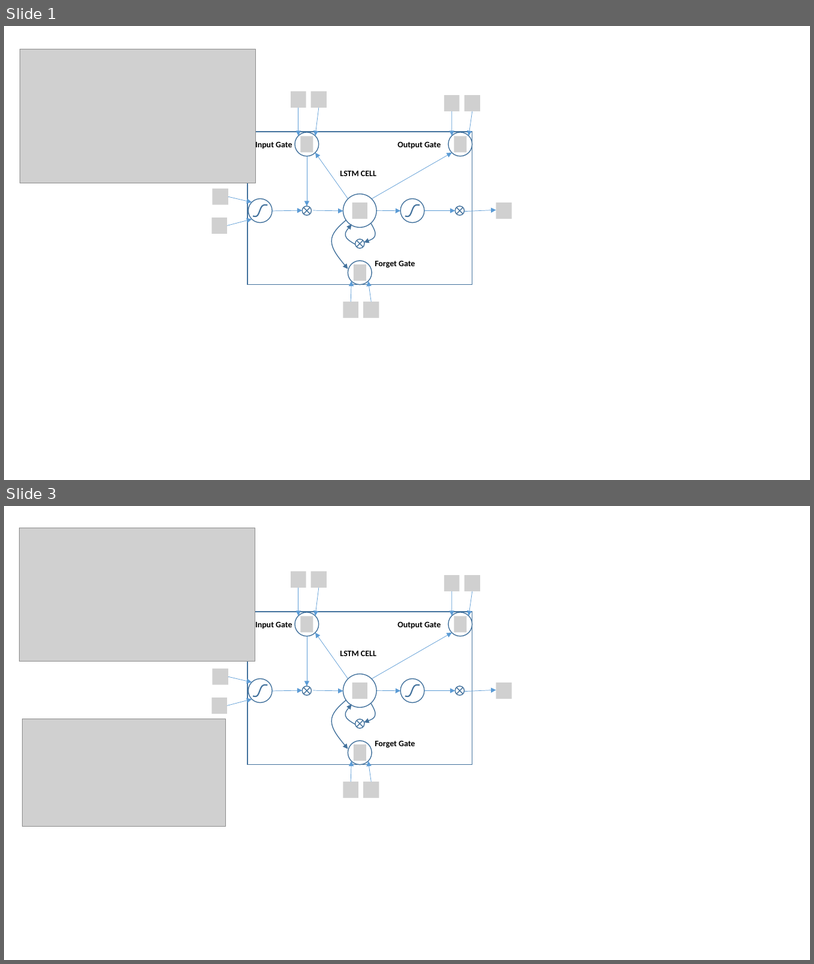
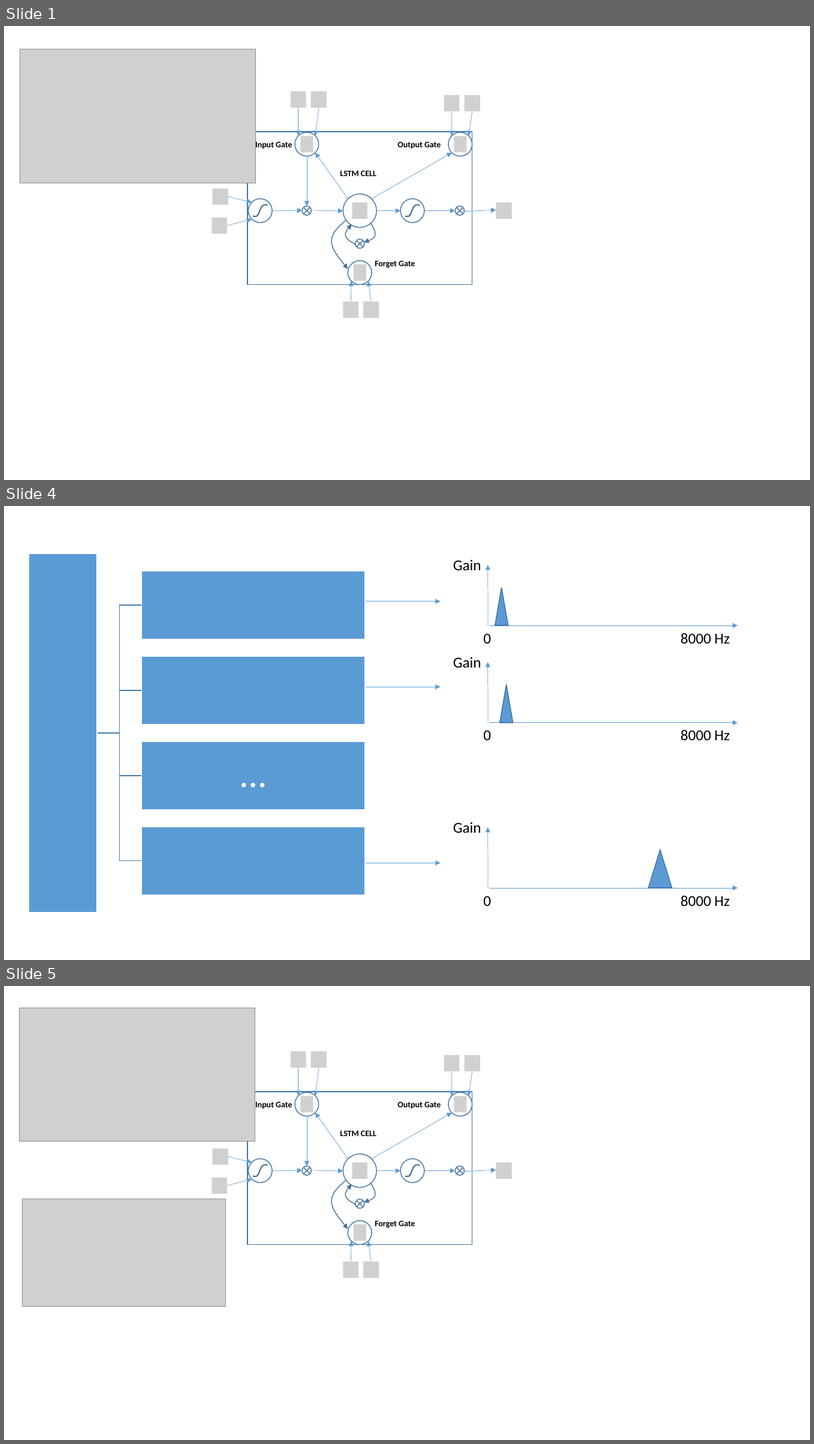
Before and after one commit to u1273400/thesis, a slide deck: thesis.pptx. Shown one above the other, each under a label of ours: slides 1 and 3 before the commit, slides 1, 4 and 5 after it; the slides between them are not shown. The pictures are 814x964 and 814x1444 pixels, drawn with LibreOffice and Linux fonts; fonts in the diff are those of the drawing; grey boxes stand for pictures. Boxes give left, top, right and bottom in pixels: in the first picture for what was removed or moved away, otherwise in the second. Text is boxed around its words. In the diff, an @@ line names an element or a change of style, - is before the commit and + after.

```diff
--- a/thesis.pptx
+++ b/thesis.pptx
@@ slide 4 added at [4,506,810,960], background #FFFFFF @@
@@ group added at [453,559,738,644]: 3 texts, 2 arrows, 1 triangle @@
+0
+Gain
+8000 Hz
@@ arrow added from (366, 601) to (441, 601), #5B9BD5 0.5 pt @@
@@ group added at [453,657,738,741]: 3 texts, 2 arrows, 1 triangle @@
+0
+Gain
+8000 Hz
@@ arrow added from (366, 687) to (441, 687), #5B9BD5 0.5 pt @@
@@ group added at [29,554,365,913]: 5 rectangles, 4 freeform shapes, 1 text @@
+…
@@ group added at [453,822,738,906]: 3 texts, 2 arrows, 1 triangle @@
+0
+Gain
+8000 Hz
@@ arrow added from (366, 863) to (441, 863), #5B9BD5 0.5 pt @@
@@ what was slide 3 is now slide 5 @@
```
Also in this commit, not shown: 2 other slides added, 1 slide removed, 5 other files.
